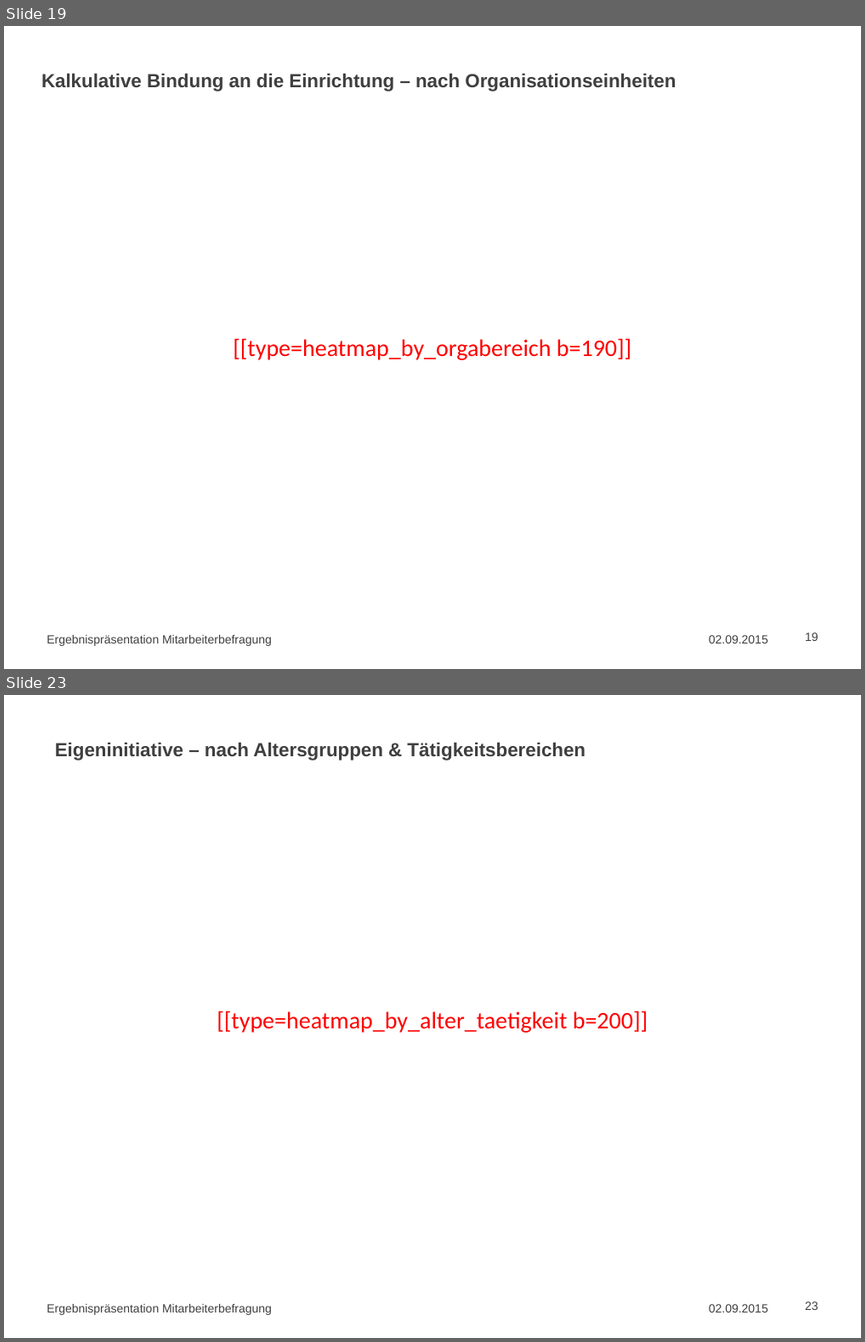
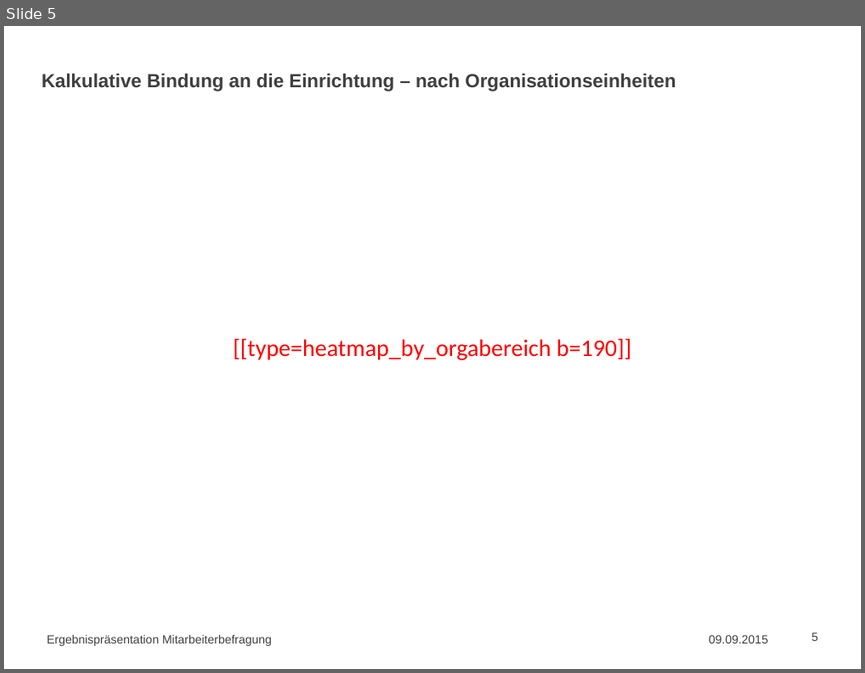
Before and after one commit to markheckmann/R2PPTaddons, a slide deck: dev/template.pptx. Shown one above the other, each under a label of ours: slides 19 and 23 before the commit, slide 5 after it; the slides between them are not shown. The pictures are 865x1342 and 865x673 pixels, drawn with LibreOffice and Linux fonts; fonts in the diff are those of the drawing. Boxes give left, top, right and bottom in pixels: in the first picture for what was removed or moved away, otherwise in the second. Text is boxed around its words. In the diff, an @@ line names an element or a change of style, - is before the commit and + after.

```diff
--- a/dev/template.pptx
+++ b/dev/template.pptx
@@ slide 23 removed at box(4, 695, 861, 1338), background #FFFFFF @@
@@ title removed at box(55, 742, 585, 760) @@
-Eigeninitiative – nach Altersgruppen & Tätigkeitsbereichen
@@ text removed at box(216, 1010, 647, 1032) @@
-[[type=heatmap_by_alter_taetigkeit b=200]]
@@ text removed at box(46, 1304, 272, 1315) @@
-Ergebnispräsentation Mitarbeiterbefragung
@@ text removed at box(709, 1304, 768, 1312) @@
-02.09.2015
@@ page number removed at box(805, 1301, 818, 1310) @@
-23
@@ what was slide 19 is now slide 5 @@
@@ slide 5 changed as well @@
@@ text at box(709, 635, 768, 643): text changed @@
-02.09.2015
+09.09.2015
@@ page number at box(812, 632, 818, 641): text changed @@
-19
+5
```
Also in this commit, not shown: 4 other slides changed, 84 other slides removed, 1 other file.
